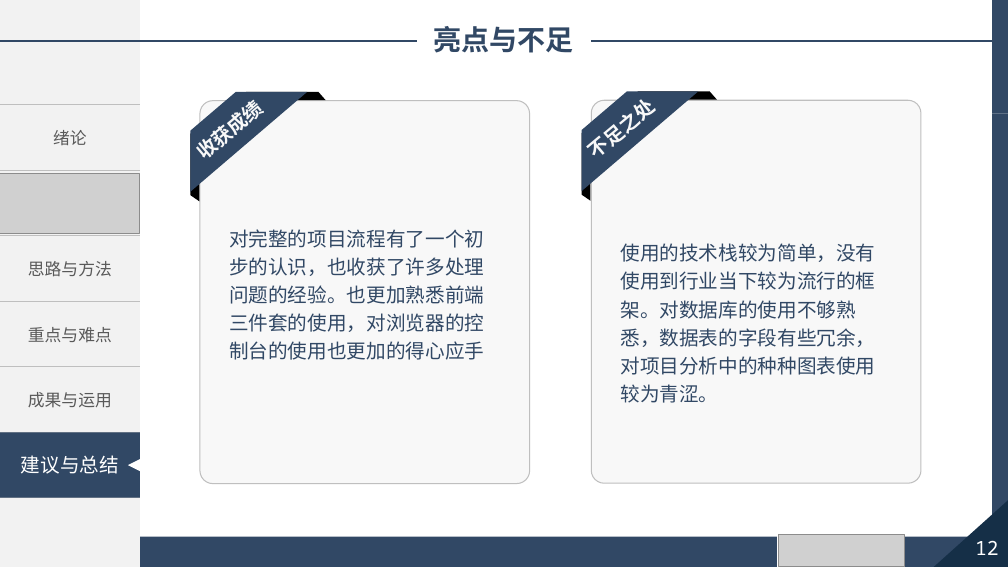
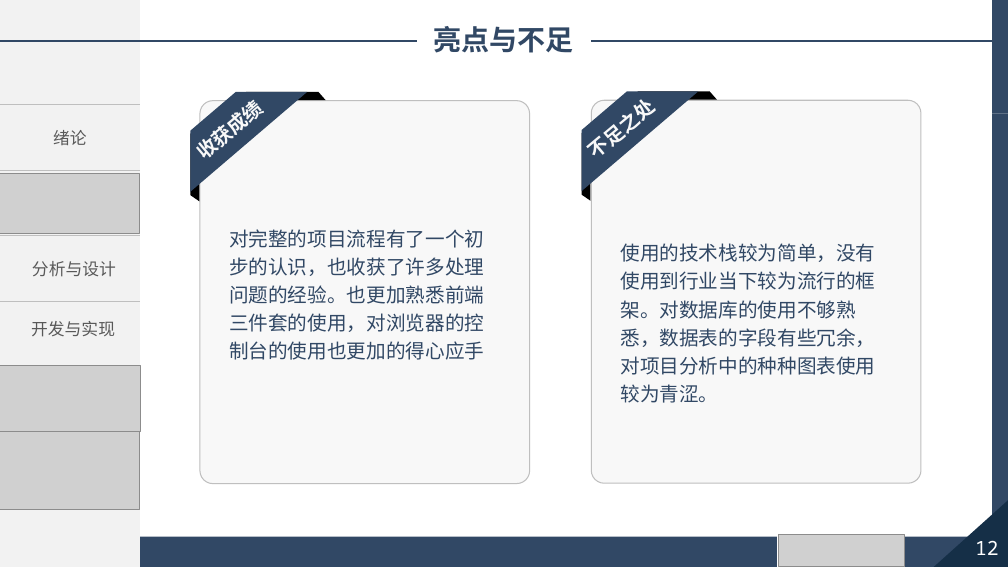
Before and after one commit to cx29/JavaWebSpace, a slide deck: slide 12 of demo/resources/报告/毕业论文答辩.pptx. Drawn at 1008x567 pixels with LibreOffice and Linux fonts; fonts in the diff are those of the drawing; grey boxes stand for pictures. Boxes give left, top, right and bottom in pixels: in the first picture for what was removed or moved away, otherwise in the second. Text is boxed around its words. In the diff, an @@ line names an element or a change of style, - is before the commit and + after.

```diff
--- a/demo/resources/报告/毕业论文答辩.pptx
+++ b/demo/resources/报告/毕业论文答辩.pptx
@@ rectangle added at (2, 252, 121, 289), fill #F2F2F2 @@
@@ rectangle added at (11, 251, 130, 288), fill #F2F2F2 @@
@@ text added at (32, 261, 116, 277), 12 pt, text #595959 @@
+分析与设计
@@ rectangle added at (11, 311, 130, 349), fill #F2F2F2 @@
@@ text added at (31, 321, 115, 337), 12 pt, text #595959 @@
+开发与实现
@@ picture added at (0, 366, 140, 431) @@
@@ picture added at (0, 431, 140, 509) @@
@@ text in rectangle at (21, 455, 119, 474): text removed @@
-建议与总结
```
Also in this commit, not shown: 9 other slides changed, 1 other file.
